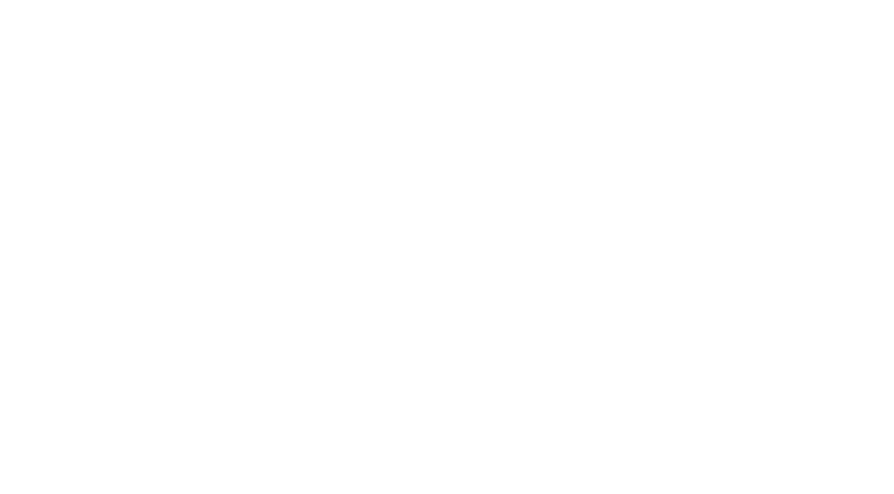
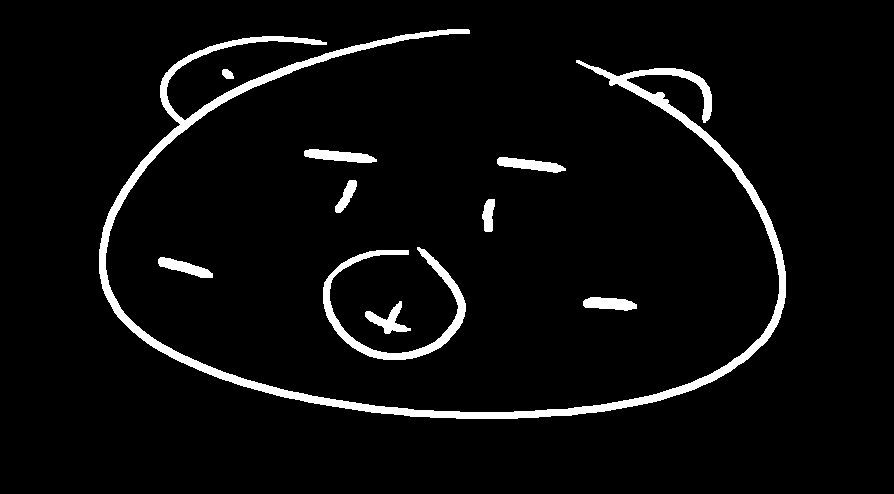
Before/after of a 894px x 494px layered artwork. What changed in the layer stack:
showed "Layer 2", painted on it over (x1=99, y1=29, x2=786, y2=419)
hid "Layer 1" over (x1=5, y1=13, x2=891, y2=492)
showed "Background" over (x1=0, y1=0, x2=894, y2=494)
